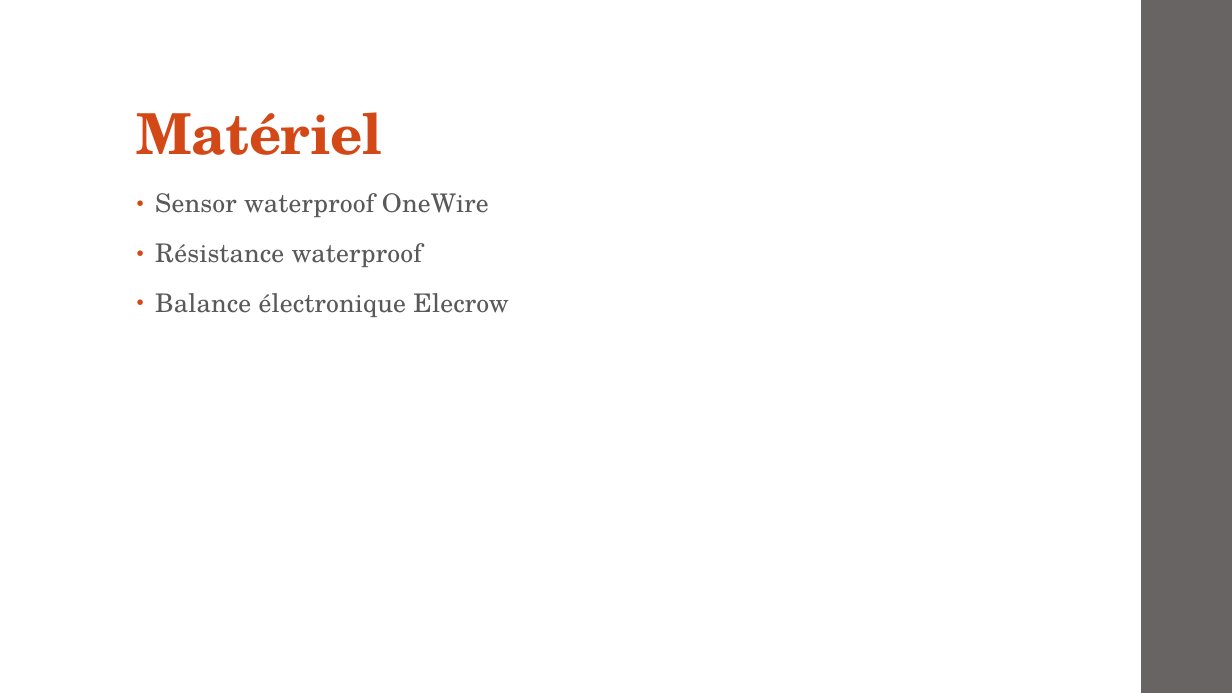
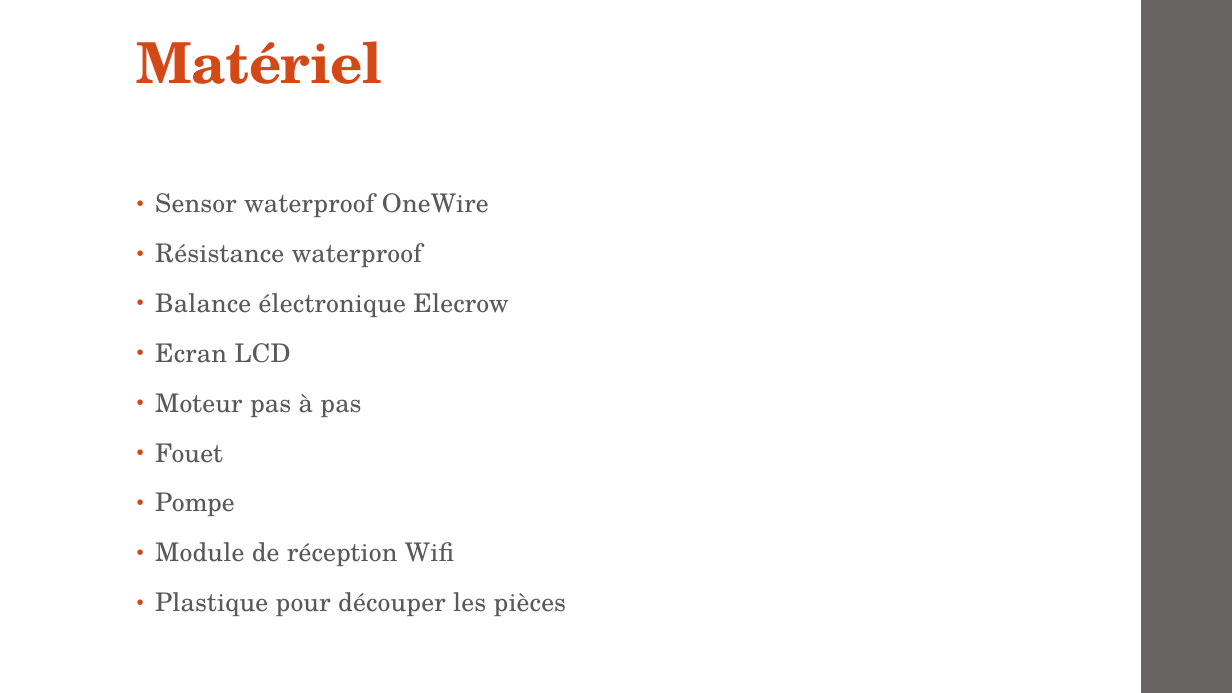
Before and after one commit to cvcarles/Bibduino, a slide deck: slide 6 of doc/Projet Bibduino.pptx. Drawn at 1232x693 pixels with LibreOffice and Linux fonts; fonts in the diff are those of the drawing. Boxes give left, top, right and bottom in pixels: in the first picture for what was removed or moved away, otherwise in the second. Text is boxed around its words. In the diff, an @@ line names an element or a change of style, - is before the commit and + after.

```diff
--- a/doc/Projet Bibduino.pptx
+++ b/doc/Projet Bibduino.pptx
@@ title "Matériel": place and size @@
-title "Matériel" at box(137, 112, 382, 155)
+title "Matériel" at box(137, 41, 382, 84)
@@ text at box(155, 343, 567, 616): paragraphs added @@
+• Ecran LCD
+• Moteur pas à pas
+• Fouet
+• Pompe
+• Module de réception Wifi
+• Plastique pour découper les pièces
```
Also in this commit, not shown: 5 other slides changed, 3 slides added, 3 slides removed.
